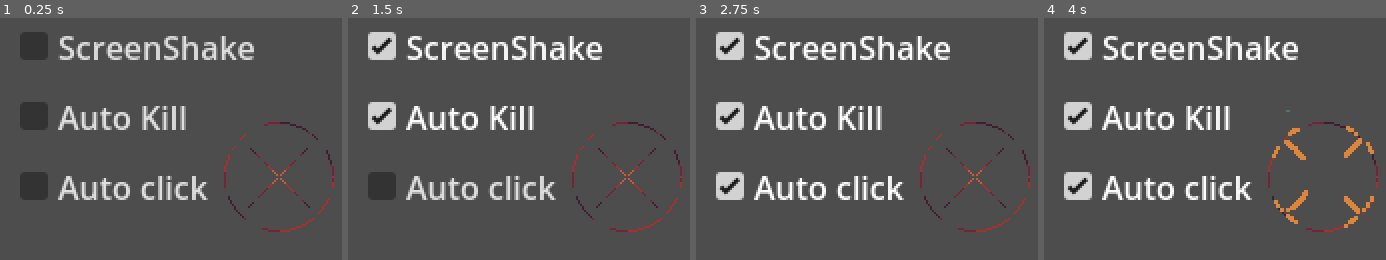
Above: before the commit, frames 1-4 (left to right).
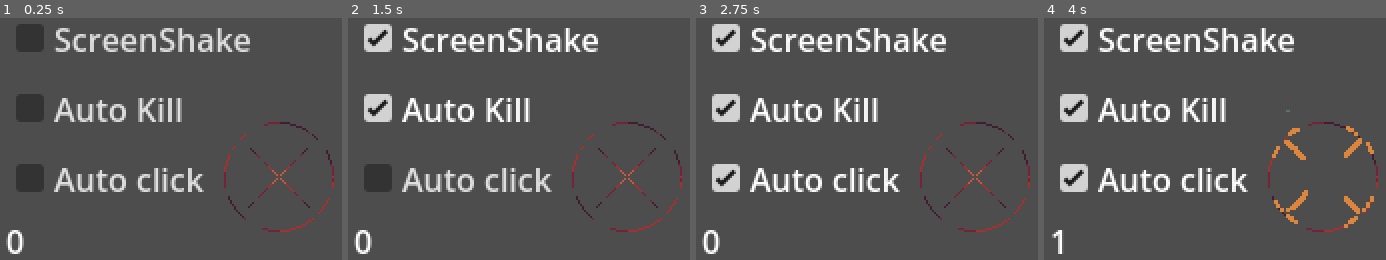
Above: after the commit, the same moments.

Repository: Jin9310/LudumDare55
Game: Godot game, scene res://NewGame/new_game.tscn
The game is run twice, just before and just after one commit, with the same random seed, the same clock (stepped at 60 frames per second) and the same inputs.
Inputs (mouse positions are in pixels of both pictures, inside the frame that each line leads up to):
- Up to frame 1 (0.25 s): no input
- Up to frame 2 (1.5 s): click "ScreenShake" at 0.5 s; click "Auto Kill" at 1.25 s
- Up to frame 3 (2.75 s): click "Auto click" at 2 s
- Up to frame 4 (4 s): tap Enter (ui_accept) at 2.75, 3.5 s; drag from (1324, 175) to (1382, 105) at 2.77 s; drag from (1208, 192) to (1324, 175) at 3.52 s

The runs differ from the first frame. In frame 1, 12% of the frame differs, in the area x 1-75%, y 2-98%; in frame 2, 13%; in frame 3, 14%; in frame 4, 14%.

Commit message:
current count variable
not working right after deleting higher numbers

Diff:
--- a/NewGame/acolyte.gd
+++ b/NewGame/acolyte.gd
@@ -88,6 +88,7 @@
 	else:
 		#delete acolyte if death animation is done
 		GameManager.kills += 1
+		GameManager.current_minion_count -= 1
 		queue_free()
 
 func _on_input_event(viewport, event, shape_idx):
--- a/NewGame/new_game.gd
+++ b/NewGame/new_game.gd
@@ -28,3 +28,4 @@
 		new_acolyte.global_position = %PathToSpawn.global_position
 		add_child(new_acolyte)
 		acolytes_spawned += 1 #count all spawned acolytes
+		GameManager.current_minion_count += 1
--- a/Scenes/spawning_area.tscn
+++ b/Scenes/spawning_area.tscn
@@ -265,9 +265,9 @@
 autoplay = "idle"
 
 [node name="menu_ui" parent="." index="4" instance=ExtResource("4_8sqme")]
-offset_left = -135.0
-offset_top = -28.0
-offset_right = -135.0
-offset_bottom = -28.0
+offset_left = -137.0
+offset_top = -20.0
+offset_right = -137.0
+offset_bottom = -20.0
 
 [connection signal="input_event" from="." to="." method="_on_input_event"]
--- a/UI/menu_ui.gd
+++ b/UI/menu_ui.gd
@@ -1,6 +1,7 @@
 extends Control
 
-
+func _process(delta):
+	%minion_count.text = str(GameManager.current_minion_count)
 
 func _on_auto_kill_toggled(toggled_on):
 	GameManager.auto_kill_acolytes = !GameManager.auto_kill_acolytes
--- a/UI/menu_ui.tscn
+++ b/UI/menu_ui.tscn
@@ -57,6 +57,10 @@
 theme_override_styles/focus = SubResource("StyleBoxEmpty_t1aye")
 text = "Auto click"
 
+[node name="minion_count" type="Label" parent="Menu/VBoxContainer"]
+unique_name_in_owner = true
+layout_mode = 2
+
 [connection signal="toggled" from="Menu/VBoxContainer/screen_shake" to="." method="_on_screen_shake_toggled"]
 [connection signal="toggled" from="Menu/VBoxContainer/auto_kill" to="." method="_on_auto_kill_toggled"]
 [connection signal="toggled" from="Menu/VBoxContainer/auto_kill2" to="." method="_on_auto_kill_2_toggled"]
--- a/game_manager.gd
+++ b/game_manager.gd
@@ -8,3 +8,5 @@
 @export var auto_kill_base_timer: float = 10
 
 @export var click_timer_base: float = 1
+
+@export var current_minion_count: int
